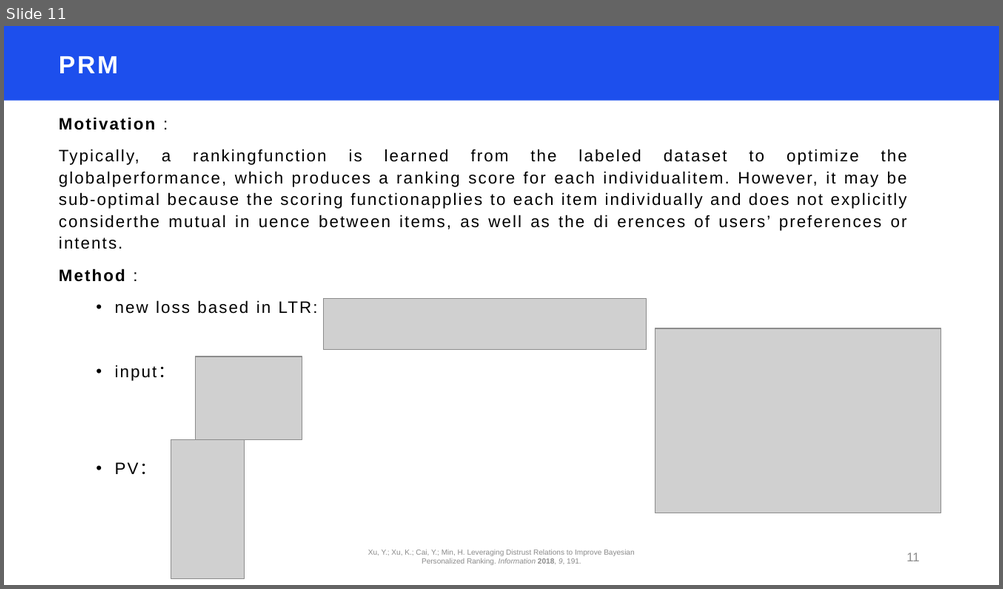
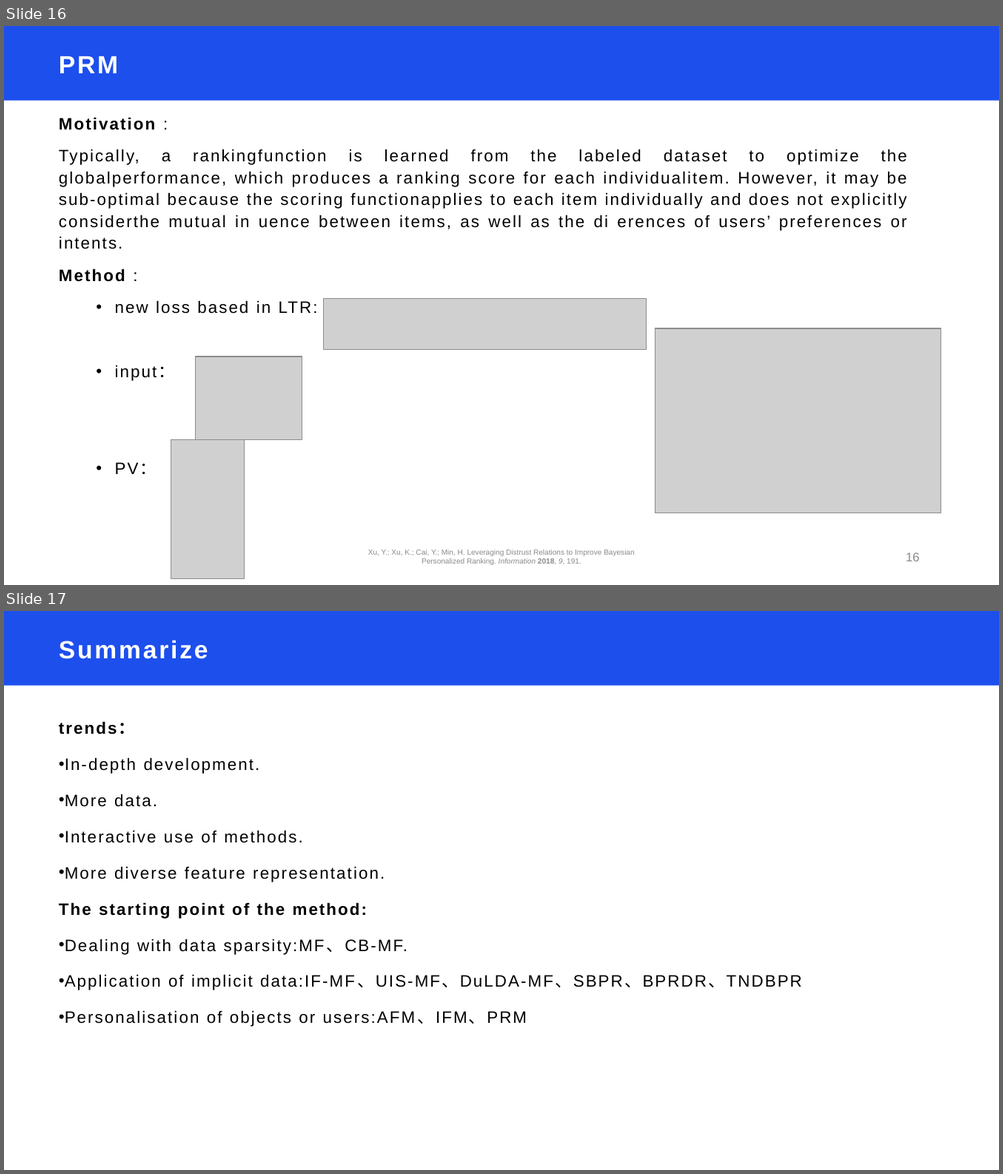
Before and after one commit to Jacky-007/master, a slide deck: 最终作业论文调研/期末展示.pptx. Shown one above the other, each under a label of ours: slide 11 before the commit, slides 16 and 17 after it. The pictures are 1003x589 and 1003x1174 pixels, drawn with LibreOffice and Linux fonts; fonts in the diff are those of the drawing; grey boxes stand for pictures. Boxes give left, top, right and bottom in pixels: in the first picture for what was removed or moved away, otherwise in the second. Text is boxed around its words. In the diff, an @@ line names an element or a change of style, - is before the commit and + after.

```diff
--- a/最终作业论文调研/期末展示.pptx
+++ b/最终作业论文调研/期末展示.pptx
@@ slide 17 added at bbox=[4, 611, 999, 1170], background #FFFFFF; not listed: 1 template element that a slide beside it also shows @@
@@ title added at bbox=[59, 640, 208, 659], 24 pt, text #FFFFFF, bold @@
+Summarize
@@ text added at bbox=[59, 721, 802, 1027], 16 pt, text #000000 @@
+trends：
+• In-depth development.
+• More data.
+• Interactive use of methods.
+• More diverse feature representation.
+The starting point of the method:
+• Dealing with data sparsity:MF、CB-MF.
+• Application of implicit data:IF-MF、UIS-MF、DuLDA-MF、SBPR、BPRDR、TNDBPR
+• Personalisation of objects or users:AFM、IFM、PRM
@@ what was slide 11 is now slide 16 @@
@@ page number at bbox=[905, 553, 919, 562]: text changed @@
-11
+16
```
Also in this commit, not shown: 2 slides changed, 6 other slides added, 13 other files.
